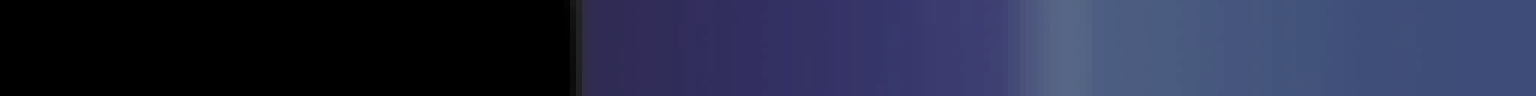
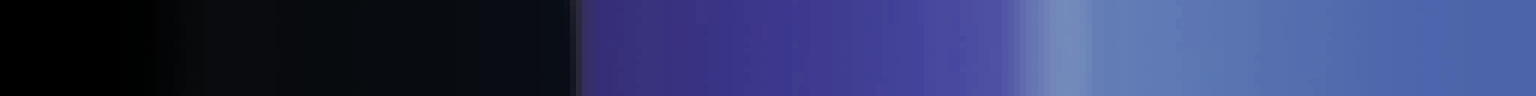
Layers edited between the first and the second 1536 x 96 image:
showed "texRampLightning3" over [150, 0, 1536, 96]
